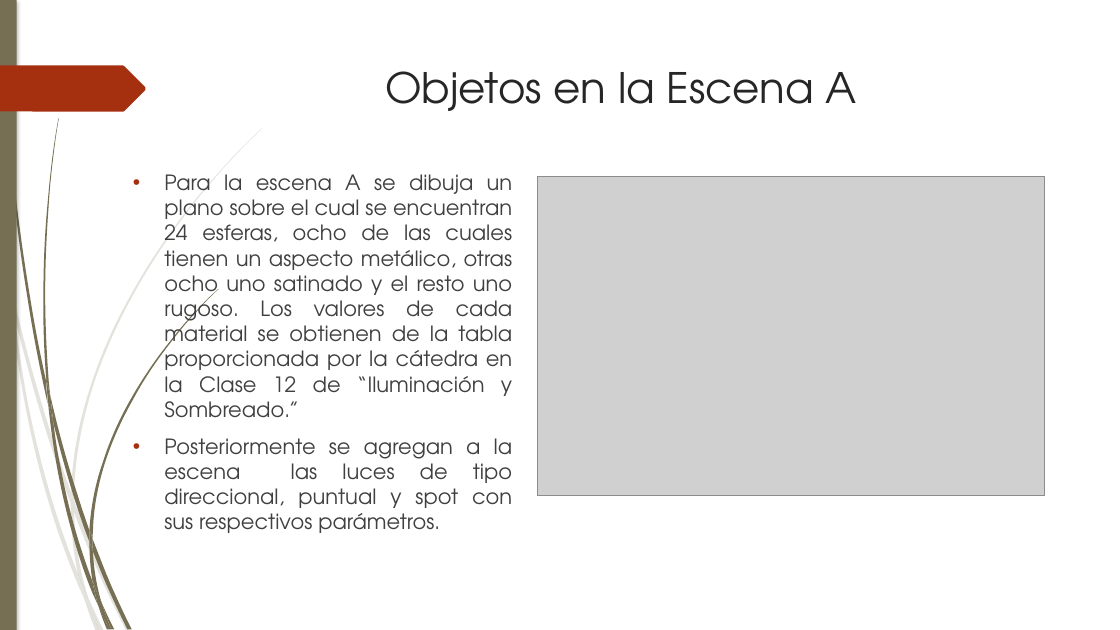
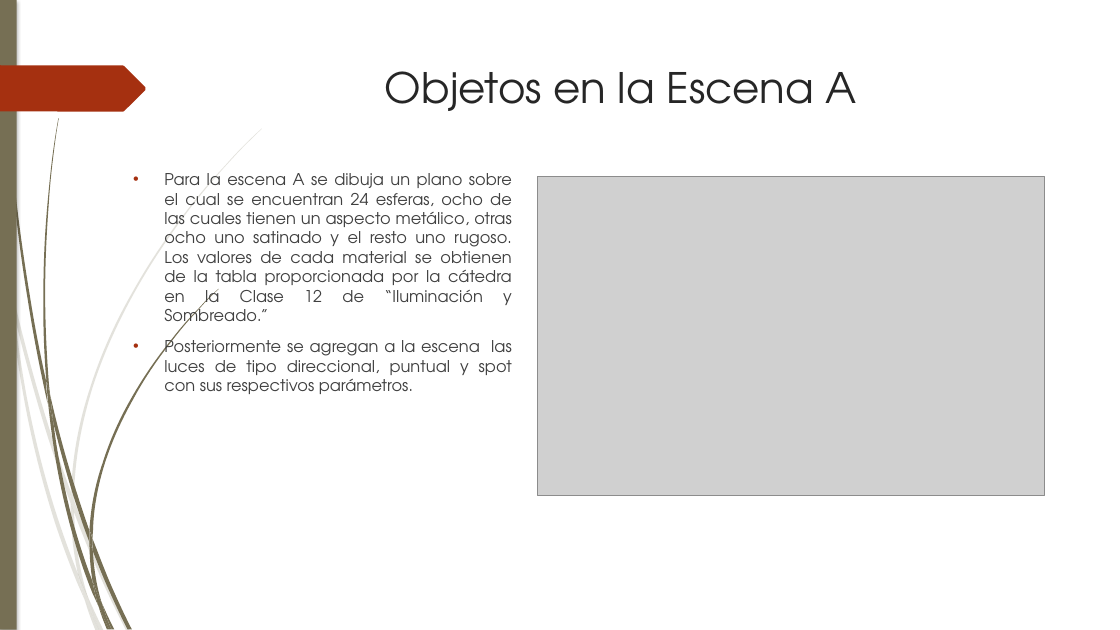
Before and after one commit to Barbmatt/Proyecto2, a slide deck: slide 4 of Presentación/Presentacion Proyecto 2.pptx. Drawn at 1120x630 pixels with LibreOffice and Linux fonts; fonts in the diff are those of the drawing; grey boxes stand for pictures. Boxes give left, top, right and bottom in pixels: in the first picture for what was removed or moved away, otherwise in the second. Text is boxed around its words. In the diff, an @@ line names an element or a change of style, - is before the commit and + after.

```diff
--- a/Presentación/Presentacion Proyecto 2.pptx
+++ b/Presentación/Presentacion Proyecto 2.pptx
@@ freeform shape at bbox=[71, 129, 262, 500]: outline redrawn @@
@@ text "Para la escena A se ..." at bbox=[164, 173, 512, 394]: size 18 to 13.9 pt @@
@@ freeform shape at bbox=[89, 289, 218, 539]: outline redrawn @@
```
Also in this commit, not shown: 15 other slides changed.
